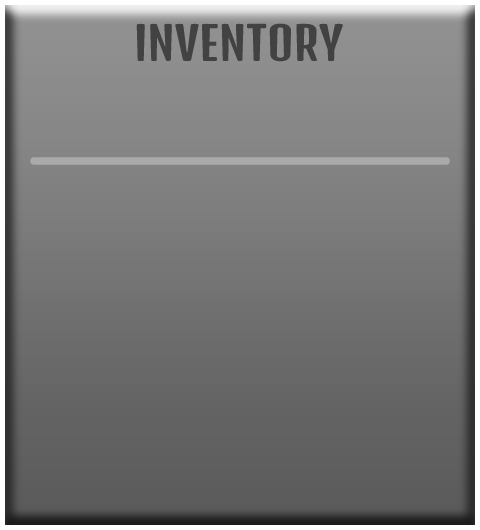
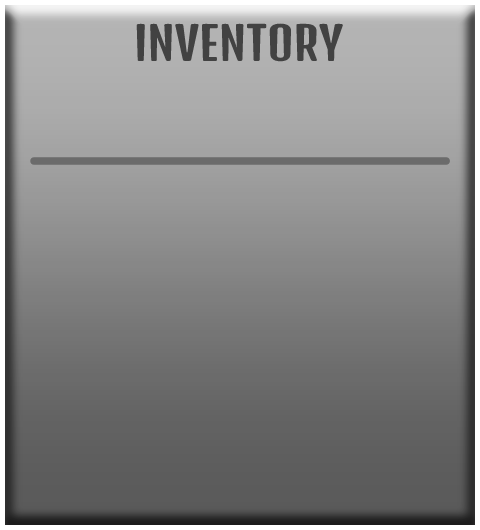
Revision of a layered 480px x 530px image; what changed, layer by layer:
pixels changed over [5, 5, 475, 395] (layer not identified)
